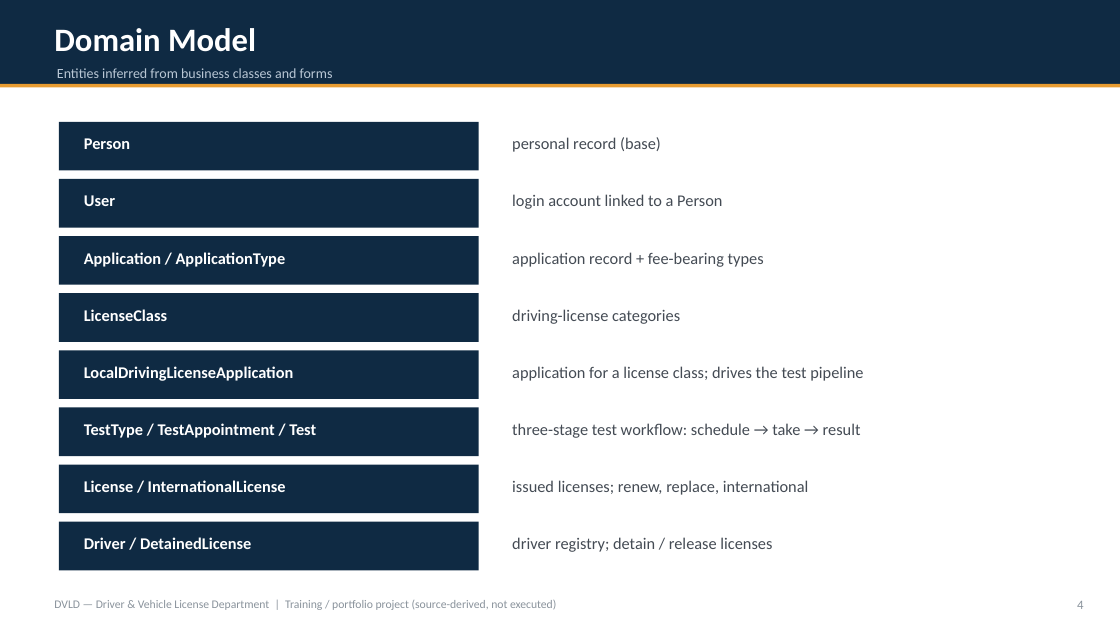
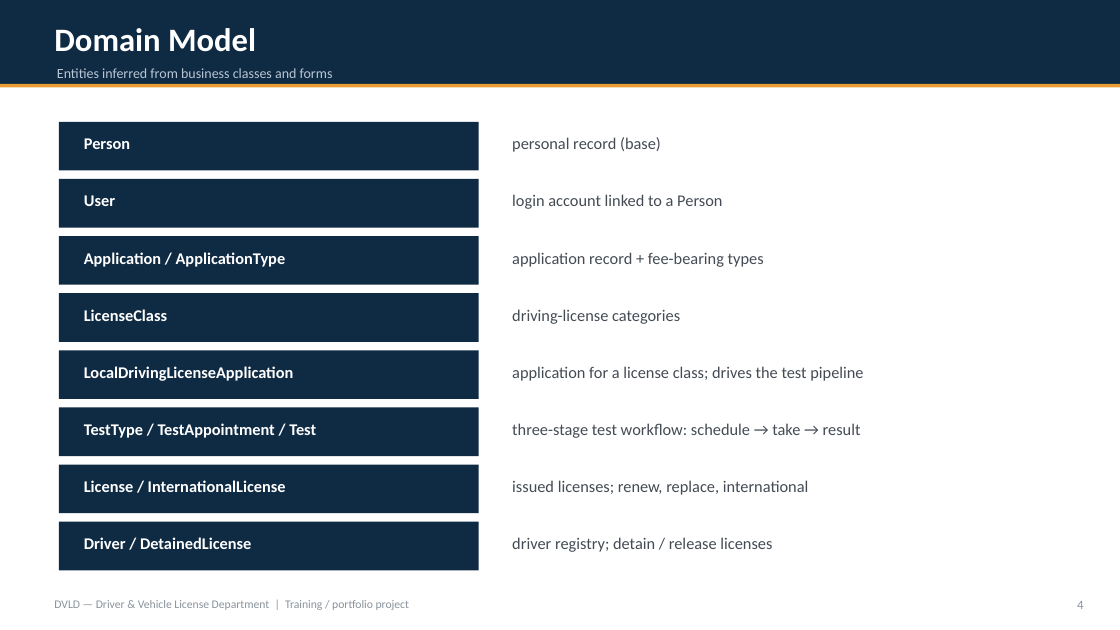
Before and after one commit to MamdouhAlsaodi/DVLD-Full-Stack-Database, a slide deck: slide 4 of docs/DVLD-System-Overview.pptx. Drawn at 1120x630 pixels with LibreOffice and Linux fonts; fonts in the diff are those of the drawing. Boxes give left, top, right and bottom in pixels: in the first picture for what was removed or moved away, otherwise in the second. Text is boxed around its words. In the diff, an @@ line names an element or a change of style, - is before the commit and + after.

```diff
--- a/docs/DVLD-System-Overview.pptx
+++ b/docs/DVLD-System-Overview.pptx
@@ text at (54, 600, 409, 610): text changed @@
-DVLD — Driver & Vehicle License Department | Training / portfolio project (source-derived, not executed)
+DVLD — Driver & Vehicle License Department | Training / portfolio project
```
Also in this commit, not shown: 7 other slides changed, 2 other files.
